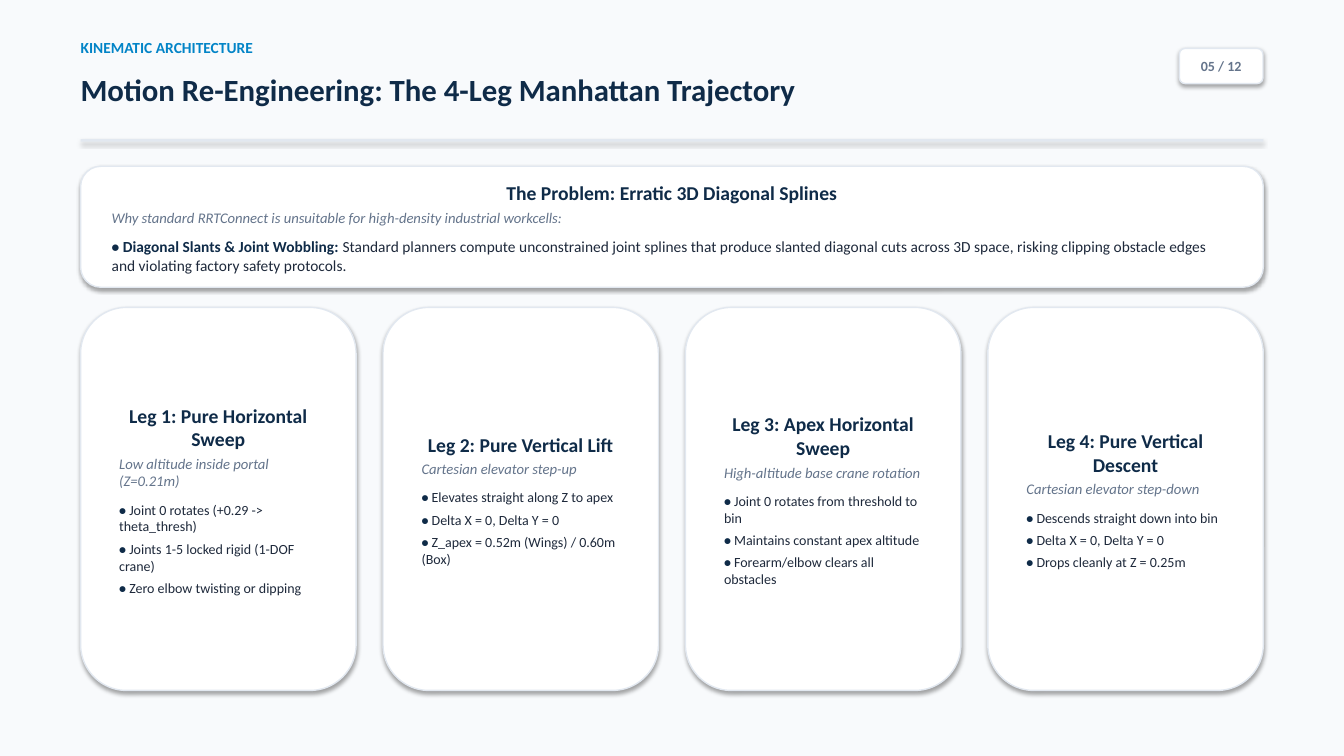
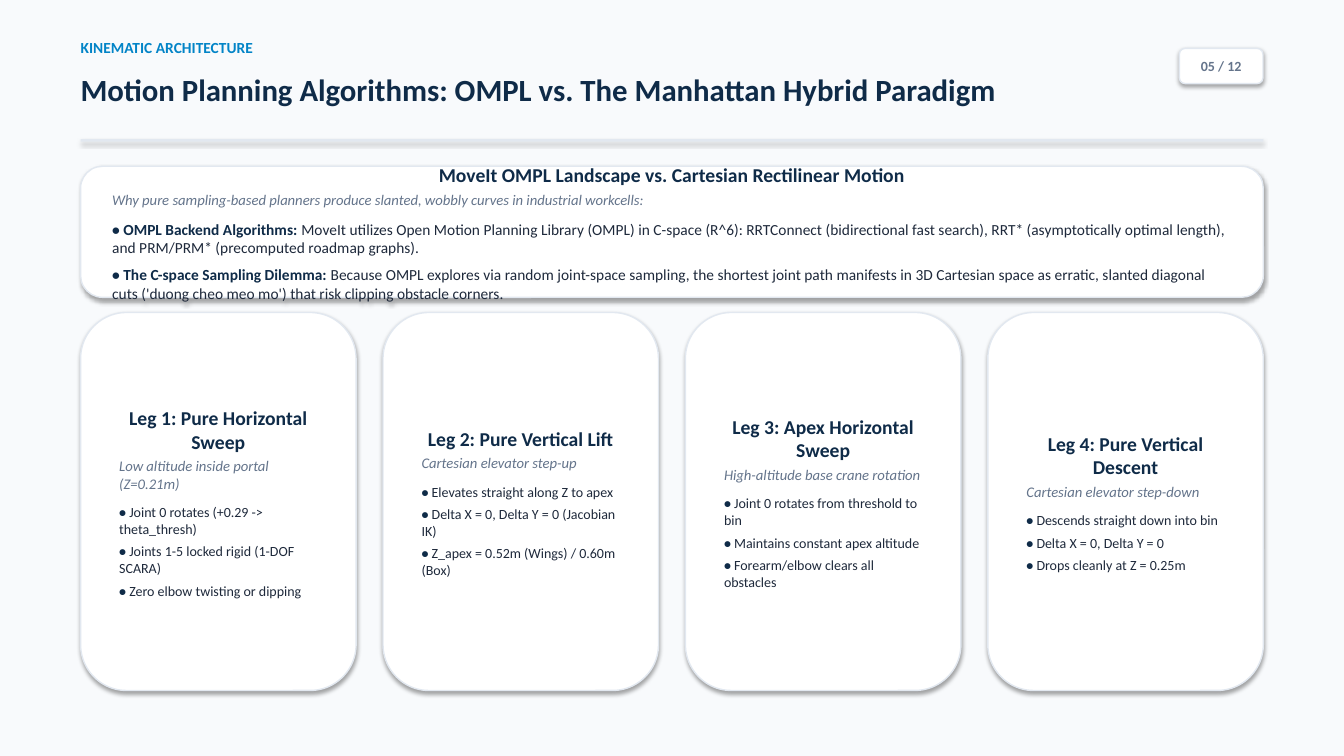
Before and after one commit to Aqikop/VGU26-Project-UC8, a slide deck: slide 5 of docs/week06/UC8_Week06_Presentation.pptx. Drawn at 1344x756 pixels with LibreOffice and Linux fonts; fonts in the diff are those of the drawing. Boxes give left, top, right and bottom in pixels: in the first picture for what was removed or moved away, otherwise in the second. Text is boxed around its words. In the diff, an @@ line names an element or a change of style, - is before the commit and + after.

Commit message:
docs(week06): enrich slides with ISO 9283, FCL GJK/EPA, and OMPL algorithms

```diff
--- a/docs/week06/UC8_Week06_Presentation.pptx
+++ b/docs/week06/UC8_Week06_Presentation.pptx
@@ text at [81,79,995,107]: text changed @@
-Motion Re-Engineering: The 4-Leg Manhattan Trajectory
+Motion Planning Algorithms: OMPL vs. The Manhattan Hybrid Paradigm
@@ rounded rectangle "MoveIt OMPL Landscape vs. Cartesian ...": place and size @@
-rounded rectangle "MoveIt OMPL Landscape vs. Cartesian ..." at [81,166,1263,287]
+rounded rectangle "MoveIt OMPL Landscape vs. Cartesian ..." at [81,166,1263,297]
@@ text in rounded rectangle at [112,168,1225,302]: text changed @@
-The Problem: Erratic 3D Diagonal Splines
-Why standard RRTConnect is unsuitable for high-density industrial workcells:
-• Diagonal Slants & Joint Wobbling: Standard planners compute unconstrained joint splines that produce slanted diagonal cuts across 3D space, risking clipping obstacle edges and violating factory safety protocols.
+MoveIt OMPL Landscape vs. Cartesian Rectilinear Motion
+Why pure sampling-based planners produce slanted, wobbly curves in industrial workcells:
+• OMPL Backend Algorithms: MoveIt utilizes Open Motion Planning Library (OMPL) in C-space (R^6): RRTConnect (bidirectional fast search), RRT* (asymptotically optimal length), and PRM/PRM* (precomputed roadmap graphs).
+• The C-space Sampling Dilemma: Because OMPL explores via random joint-space sampling, the shortest joint path manifests in 3D Cartesian space as erratic, slanted diagonal cuts ('duong cheo meo mo') that risk clipping obstacle corners.
@@ rounded rectangle "Leg 1: Pure Horizontal Sweep": place and size @@
-rounded rectangle "Leg 1: Pure Horizontal Sweep" at [81,308,356,691]
+rounded rectangle "Leg 1: Pure Horizontal Sweep" at [81,313,356,691]
@@ rounded rectangle "Leg 2: Pure Vertical Lift": place and size @@
-rounded rectangle "Leg 2: Pure Vertical Lift" at [383,308,658,691]
+rounded rectangle "Leg 2: Pure Vertical Lift" at [383,313,658,691]
@@ rounded rectangle "Leg 3: Apex Horizontal Sweep": place and size @@
-rounded rectangle "Leg 3: Apex Horizontal Sweep" at [686,308,961,691]
+rounded rectangle "Leg 3: Apex Horizontal Sweep" at [686,313,961,691]
@@ rounded rectangle "Leg 4: Pure Vertical Descent": place and size @@
-rounded rectangle "Leg 4: Pure Vertical Descent" at [988,308,1263,691]
+rounded rectangle "Leg 4: Pure Vertical Descent" at [988,313,1263,691]
@@ text in rounded rectangle at [422,509,615,538]: text changed @@
-• Delta X = 0, Delta Y = 0
+• Delta X = 0, Delta Y = 0 (Jacobian IK)
@@ text in rounded rectangle at [119,546,294,575]: text changed @@
-• Joints 1-5 locked rigid (1-DOF crane)
+• Joints 1-5 locked rigid (1-DOF SCARA)
```
Also in this commit, not shown: 2 other slides changed, 1 slide added, 1 slide removed, 5 other files.
